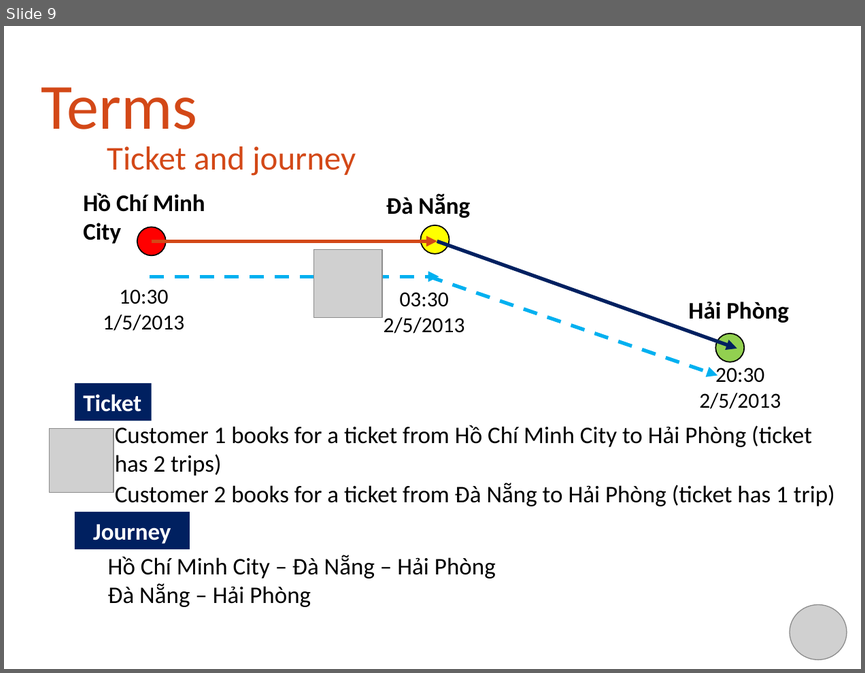
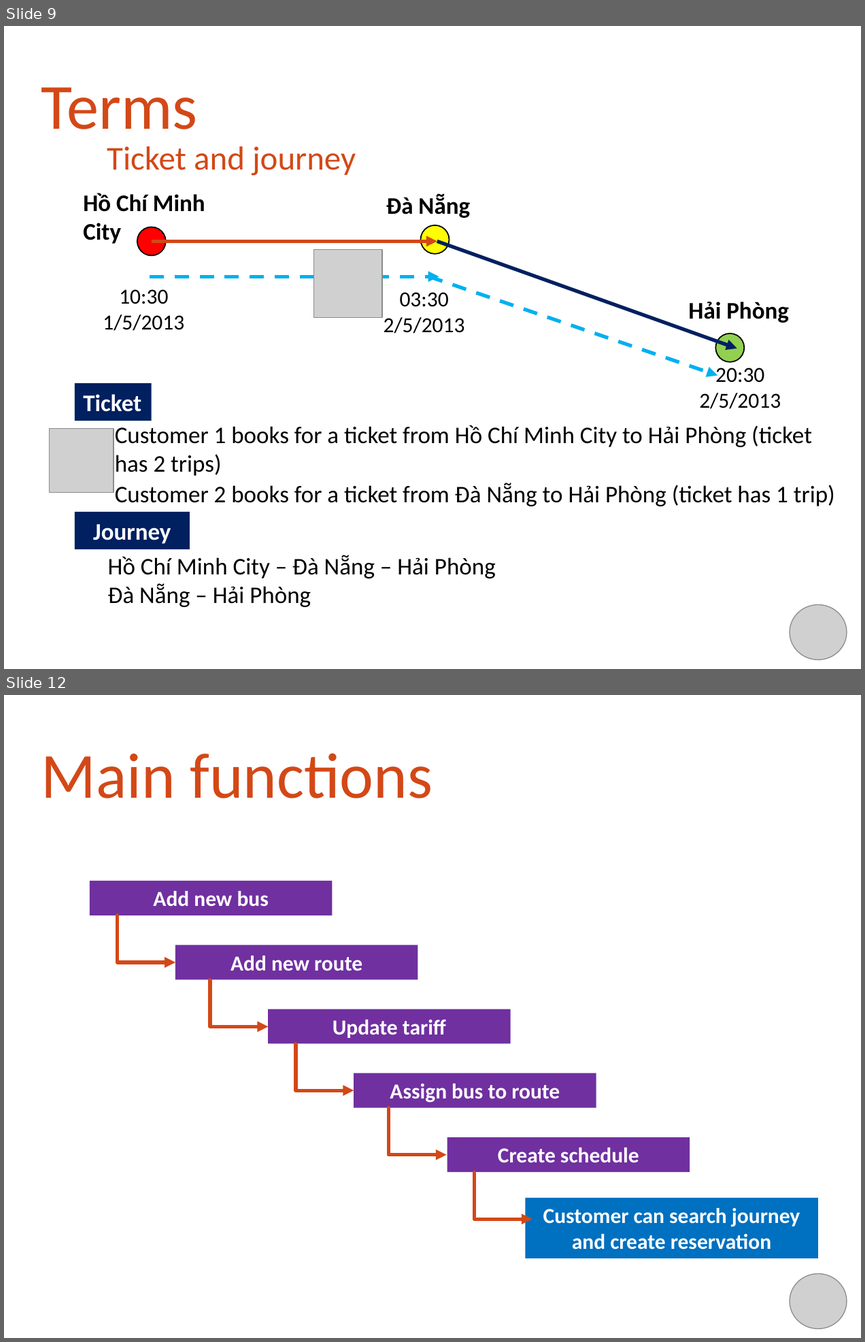
Before and after one commit to khalifandiaye/bus-reservation, a slide deck: WIP/Document/Project Report/capstone.pptx. Shown one above the other, each under a label of ours: slide 9 before the commit, slides 9 and 12 after it; the slides between them are not shown. The pictures are 865x673 and 865x1342 pixels, drawn with LibreOffice and Linux fonts; fonts in the diff are those of the drawing; grey boxes stand for pictures; background and template pictures are left out. Boxes give left, top, right and bottom in pixels: in the first picture for what was removed or moved away, otherwise in the second. Text is boxed around its words. In the diff, an @@ line names an element or a change of style, - is before the commit and + after.

```diff
--- a/WIP/Document/Project Report/capstone.pptx
+++ b/WIP/Document/Project Report/capstone.pptx
@@ slide 12 added at (x1=4, y1=695, x2=861, y2=1338), background picture (left out) @@
@@ title added at (x1=41, y1=753, x2=432, y2=798), 54 pt, text #D34817 @@
+Main functions
@@ rectangle added at (x1=90, y1=881, x2=332, y2=915), fill #7030A0, 18 pt, text #FFFFFF, bold @@
+Add new bus
@@ elbow arrow added from (118, 915) to (175, 962), #D34817 3 pt @@
@@ rectangle added at (x1=175, y1=945, x2=418, y2=979), fill #7030A0, 18 pt, text #FFFFFF, bold @@
+Add new route
@@ elbow arrow added from (211, 979) to (268, 1027), #D34817 3 pt @@
@@ rectangle added at (x1=268, y1=1008, x2=511, y2=1043), fill #7030A0, 18 pt, text #FFFFFF, bold @@
+Update tariff
@@ elbow arrow added from (296, 1044) to (354, 1090), #D34817 3 pt @@
@@ rectangle added at (x1=354, y1=1073, x2=596, y2=1107), fill #7030A0, 18 pt, text #FFFFFF, bold @@
+Assign bus to route
@@ elbow arrow added from (390, 1108) to (446, 1154), #D34817 3 pt @@
@@ rectangle added at (x1=447, y1=1137, x2=689, y2=1172), fill #7030A0, 18 pt, text #FFFFFF, bold @@
+Create schedule
@@ elbow arrow added from (475, 1172) to (532, 1219), #D34817 3 pt @@
@@ rectangle added at (x1=525, y1=1197, x2=818, y2=1258), fill #0070C0, 18 pt, text #FFFFFF, bold @@
+Customer can search journey and create reservation
@@ picture added at (x1=789, y1=1273, x2=847, y2=1328) @@
```
Also in this commit, not shown: 8 slides changed, 5 other slides added, 6 slides removed.
